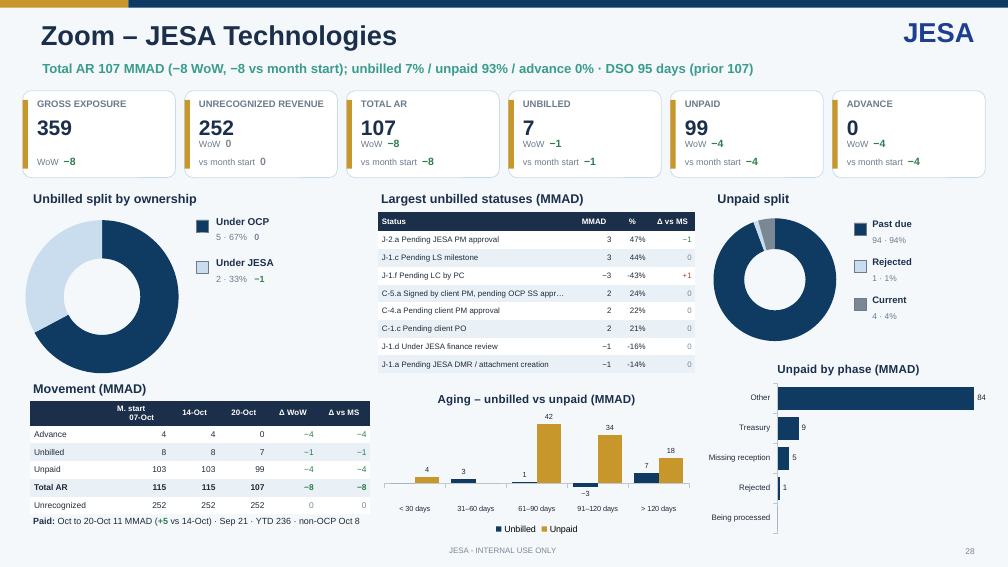
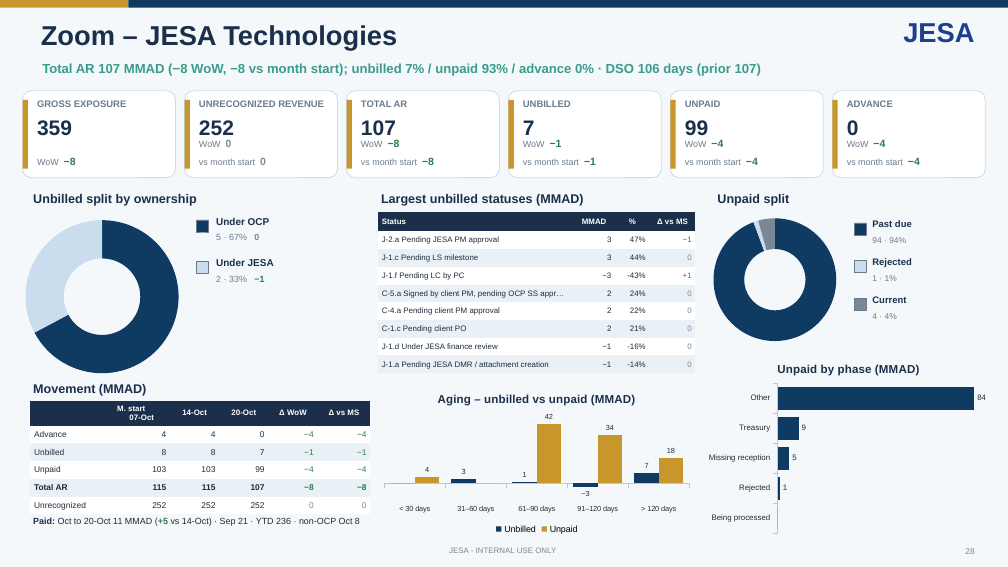
Before and after one commit to cherkaouihassan-art/Skills-Repo, a slide deck: slide 28 of weekly-ar-cash-deck/output/JESA_AR_Cash_Position_2026-10-21.pptx. Drawn at 1008x567 pixels with LibreOffice and Linux fonts; fonts in the diff are those of the drawing. Boxes give left, top, right and bottom in pixels: in the first picture for what was removed or moved away, otherwise in the second. Text is boxed around its words. In the diff, an @@ line names an element or a change of style, - is before the commit and + after.

```diff
--- a/weekly-ar-cash-deck/output/JESA_AR_Cash_Position_2026-10-21.pptx
+++ b/weekly-ar-cash-deck/output/JESA_AR_Cash_Position_2026-10-21.pptx
@@ text at box(42, 63, 761, 76): text changed @@
-Total AR 107 MMAD (−8 WoW, −8 vs month start); unbilled 7% / unpaid 93% / advance 0% · DSO 95 days (prior 107)
+Total AR 107 MMAD (−8 WoW, −8 vs month start); unbilled 7% / unpaid 93% / advance 0% · DSO 106 days (prior 107)
```
Also in this commit, not shown: 13 other slides changed, 1 slide added, 8 other files.
